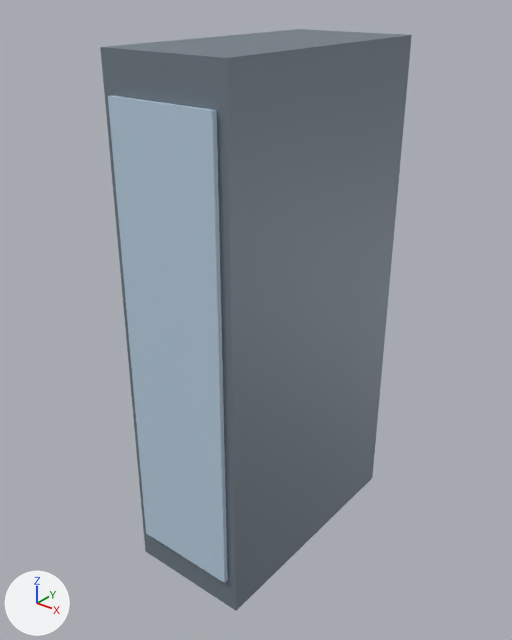
The glTF model unity/Assets/DataHall/Generated/Models/stor.glb, before and after one commit.
Before and after are seen from a camera (50 mm lens) standing at (1.69, -2.2, 2.41) and looking at (-0.03, -0.05, 1.08). Arrows for +X, +Y and +Z are at lower left; the lights stay in place. The picture after the commit comes second. Where no turn or scale is listed for an object, it has been applied to the vertices.

In view in the first picture: 'Body', 'Front'.
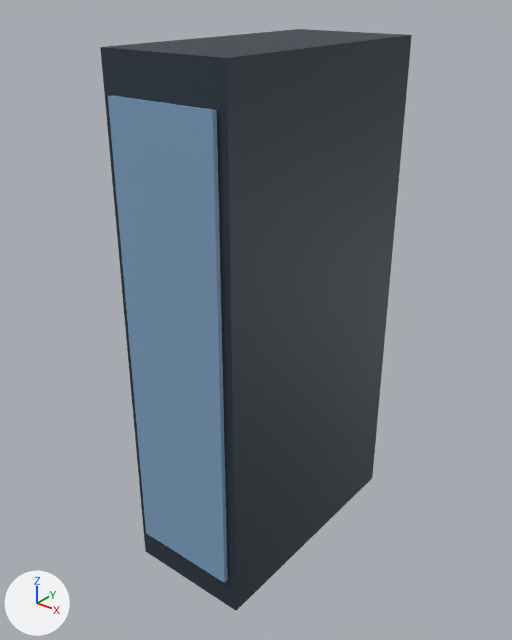
What changed in the scene script:
```text
Change mat_body:
    mat_body.base_color: (0.204, 0.251, 0.294) -> (0.0343, 0.0513, 0.0704)  # grey #7d8994 -> dark blue #34404b
Change mat_front:
    mat_front.base_color: (0.498, 0.635, 0.769) -> (0.212, 0.361, 0.552)  # blue #bbd1e3 -> blue #7fa2c4
```

Where the change shows, as pixel boxes (x1, y1, x2, y2) in the pictures (512 x 640 px):
'Body', recoloured (darker)
    both: (100, 29, 412, 611)
'Front', recoloured (darker)
    both: (108, 95, 228, 583)
